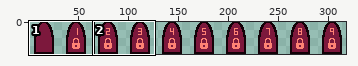
Two states of a sprite sheet, assets/sprites/objects/door_red.png. The picture above shows the old version from afar; the outline marks the close-up.
Close-up. The starting point:
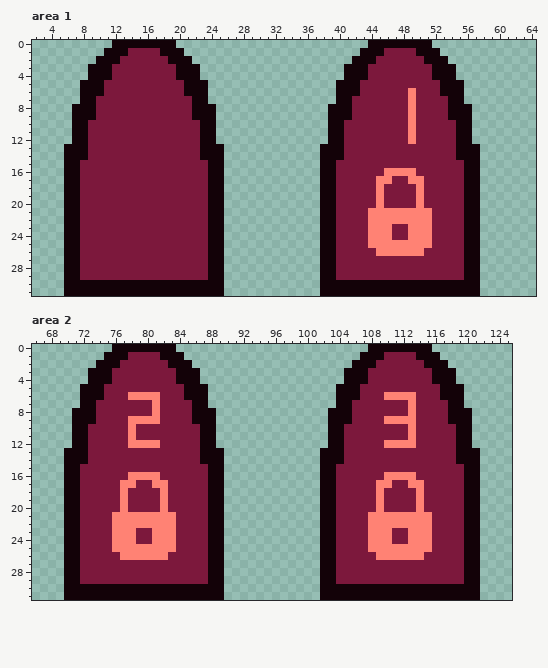
The file is 320x32 pixels. Shown: area 1: x 2..64, y 0..31; area 2: x 66..125, y 0..31. The wide view leaves out empty margins. The commit also changed other parts of the picture, which this record leaves out.
Once edited:
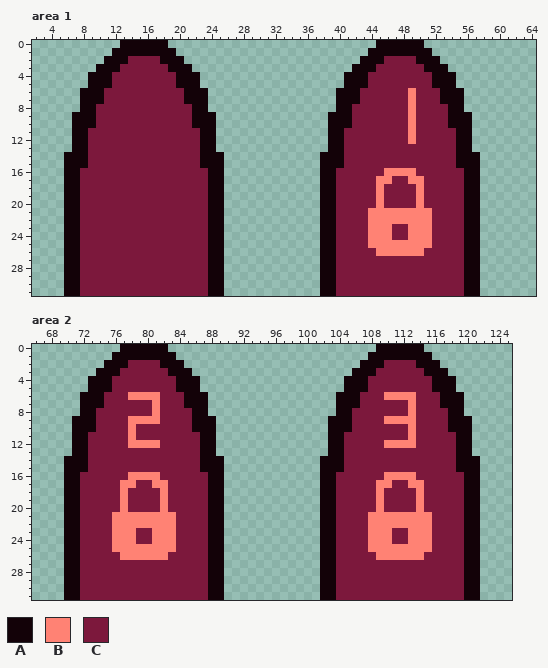
Palette (. is transparent): A #130208  B #ff8274  C #7c183c
What changed:
Area 1:
y 0: x 12 A -> .; x 19 A -> .; x 44 A -> .; x 51 A -> .
y 1: x 11 A -> .; x 14..17 CCCC -> AAAA; x 20 A -> .; x 43 A -> .; x 46..49 CCCC -> AAAA; x 52 A -> .
y 2: x 10 A -> .; x 13 C -> A; x 18 C -> A; x 21 A -> .; x 42 A -> .; x 45 C -> A; x 50 C -> A; x 53 A -> .
y 3: x 9 A -> .; x 12 C -> A; x 19 C -> A; x 22 A -> .; x 41 A -> .; x 44 C -> A; x 51 C -> A; x 54 A -> .
y 5: x 8 A -> .; x 11 C -> A; x 20 C -> A; x 23 A -> .; x 40 A -> .; x 43 C -> A; x 52 C -> A; x 55 A -> .
y 7: x 10 C -> A; x 21 C -> A; x 42 C -> A; x 53 C -> A
y 8: x 7 A -> .; x 24 A -> .; x 39 A -> .; x 56 A -> .
y 10: x 9 C -> A; x 22 C -> A; x 41 C -> A; x 54 C -> A
y 13: x 6 A -> .; x 25 A -> .; x 38 A -> .; x 57 A -> .
y 15: x 8 C -> A; x 23 C -> A; x 40 C -> A; x 55 C -> A
y 30..31: x 8..23 AAAAAAAAAAAAAAAA -> CCCCCCCCCCCCCCCC; x 40..55 AAAAAAAAAAAAAAAA -> CCCCCCCCCCCCCCCC
Area 2:
y 0: x 76 A -> .; x 83 A -> .; x 108 A -> .; x 115 A -> .
y 1: x 75 A -> .; x 78..81 CCCC -> AAAA; x 84 A -> .; x 107 A -> .; x 110..113 CCCC -> AAAA; x 116 A -> .
y 2: x 74 A -> .; x 77 C -> A; x 82 C -> A; x 85 A -> .; x 106 A -> .; x 109 C -> A; x 114 C -> A; x 117 A -> .
y 3: x 73 A -> .; x 76 C -> A; x 83 C -> A; x 86 A -> .; x 105 A -> .; x 108 C -> A; x 115 C -> A; x 118 A -> .
y 5: x 72 A -> .; x 75 C -> A; x 84 C -> A; x 87 A -> .; x 104 A -> .; x 107 C -> A; x 116 C -> A; x 119 A -> .
y 7: x 74 C -> A; x 85 C -> A; x 106 C -> A; x 117 C -> A
y 8: x 71 A -> .; x 88 A -> .; x 103 A -> .; x 120 A -> .
y 10: x 73 C -> A; x 86 C -> A; x 105 C -> A; x 118 C -> A
y 13: x 70 A -> .; x 89 A -> .; x 102 A -> .; x 121 A -> .
y 15: x 72 C -> A; x 87 C -> A; x 104 C -> A; x 119 C -> A
y 30..31: x 72..87 AAAAAAAAAAAAAAAA -> CCCCCCCCCCCCCCCC; x 104..119 AAAAAAAAAAAAAAAA -> CCCCCCCCCCCCCCCC
